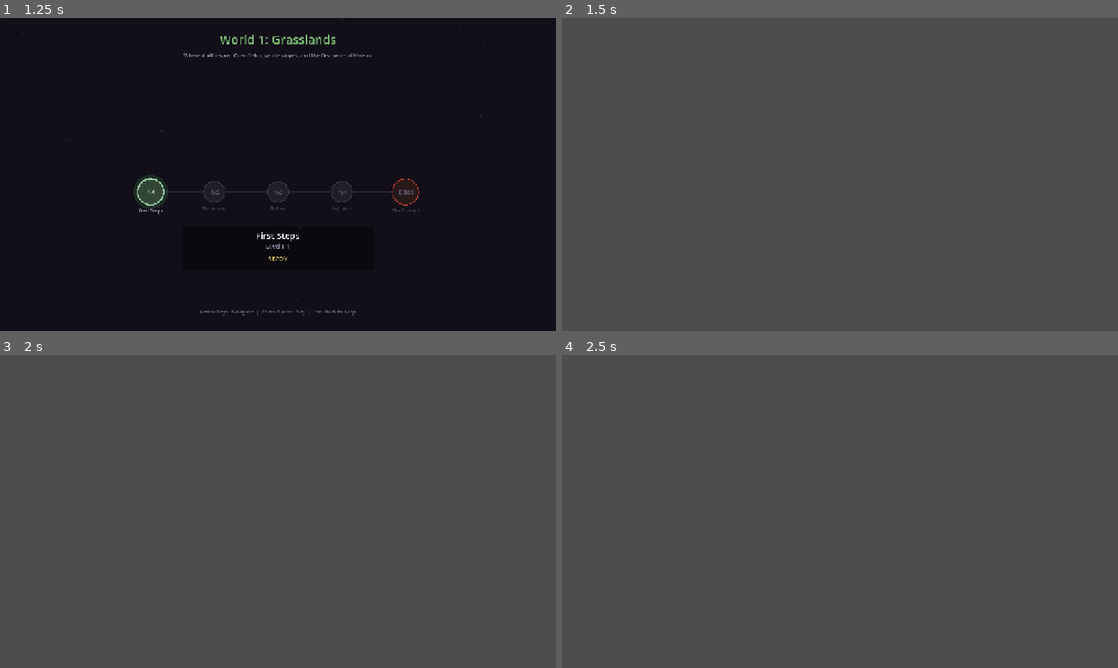
Above: before the commit, frames 1-4 (two rows, left to right).
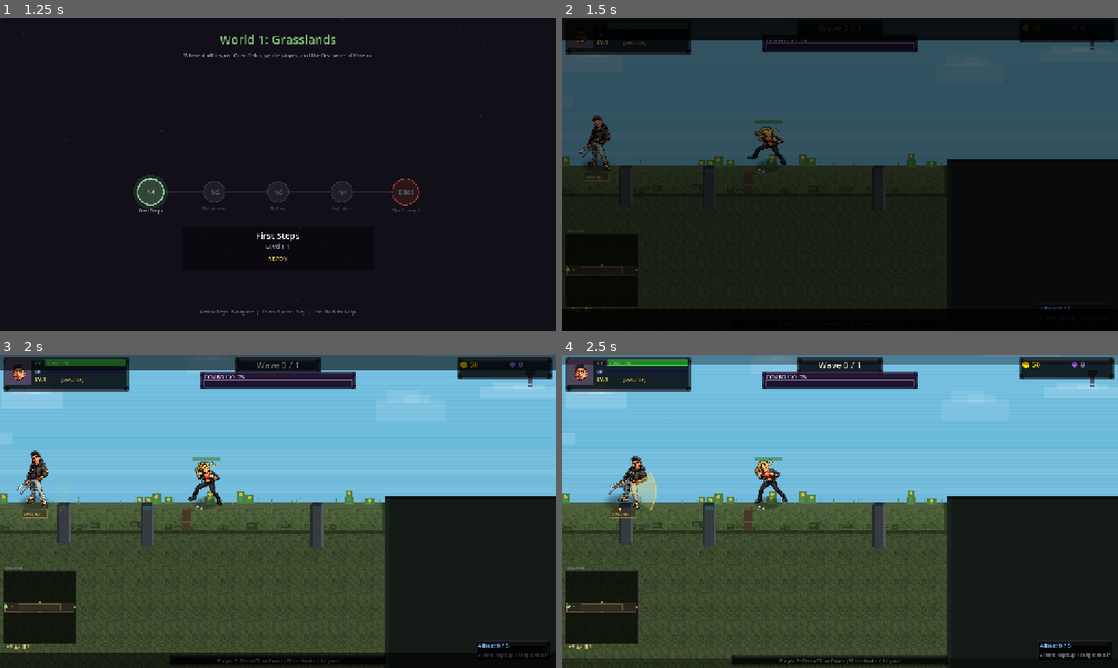
Above: after the commit, the same moments.

Repository: Flyvendedk799/SnakeGameGodot
Game: Godot game, scene res://launcher.tscn
Same seed, same stepped clock (60 frames per second), same inputs: the game is played once before the commit and once after it.
Inputs (mouse positions are in pixels of both pictures, inside the frame that each line leads up to):
- Up to frame 1 (1.25 s): tap Enter (ui_accept) at 0.5 s; move the mouse to (400, 158) at 0.52 s; hold D (move_right) from 0.53 s (still down); tap Space (attack) at 0.6 s; click (400, 158) at 0.67 s; tap Tab (open_shop) at 0.77 s
- Up to frame 2 (1.5 s): release D (move_right) at 1.25 s; tap Enter (ui_accept) at 1.25 s; drag from (728, 190) to (812, 237) at 1.27 s
- Up to frame 3 (2 s): no input
- Up to frame 4 (2.5 s): move the mouse to (895, 442) at 2.02 s; hold D (move_right) from 2.03 s (still down); tap V (block) at 2.1 s; tap Space (attack) at 2.3 s

Frame 1 is identical in both runs. In frame 2, 95% of the frame differs, in the area x 0-100%, y 0-100%; in frame 3, 94%; in frame 4, 94%.
Error before the commit: Parse Error: Variable "melee_attack_phase" has the same name as a previously declared variable. (res://karen_defense/entities/player.gd:268)
Error after the commit: Invalid access to property or key 'wave_complete_pending' on a base object of type 'Node2D (main_game.gd)'. (res://karen_defense/ui/hud.gd:265)

Commit message:
Local updates
Co-authored-by: Cursor <cursoragent@cursor.com>

Diff:
--- a/karen_defense/entities/player.gd
+++ b/karen_defense/entities/player.gd
@@ -265,8 +265,7 @@
 var jump_state: String = "none"  # "anticipation", "launch", "apex", "fall"
 var jump_phase_timer: float = 0.0
 var jump_queued: bool = false  # Queue jump during anticipation
-var melee_attack_phase: String = "none"  # "anticipation", "strike", "recovery"
-var melee_phase_timer: float = 0.0
+# Note: melee_attack_phase and melee_phase_timer already declared at lines 57-58
 
 func _ready():
 	if player_index == 1:
Not shown, added: main_game/data/theme_config.gd.uid
Not shown, added: main_game/systems/fx_manager.gd.uid
